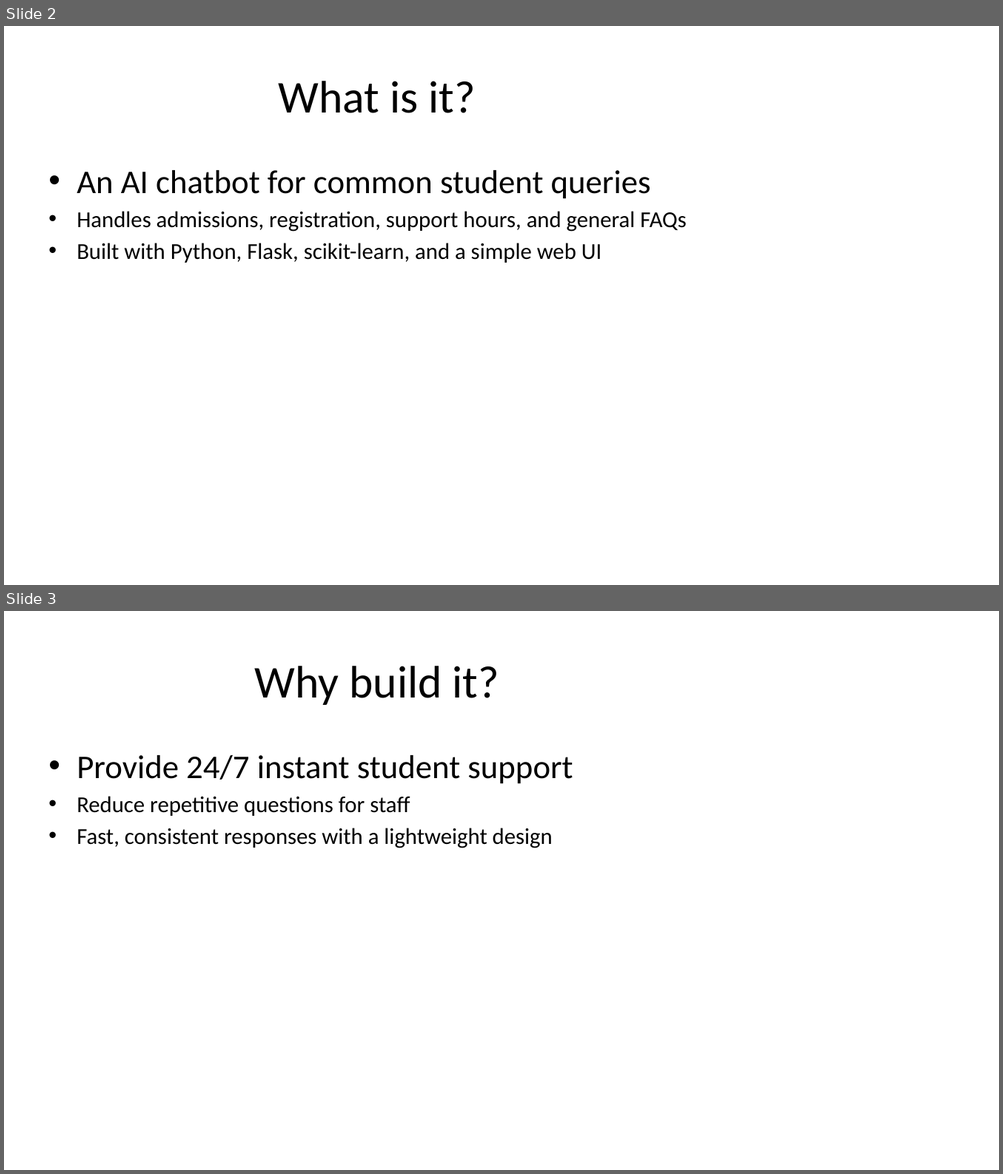
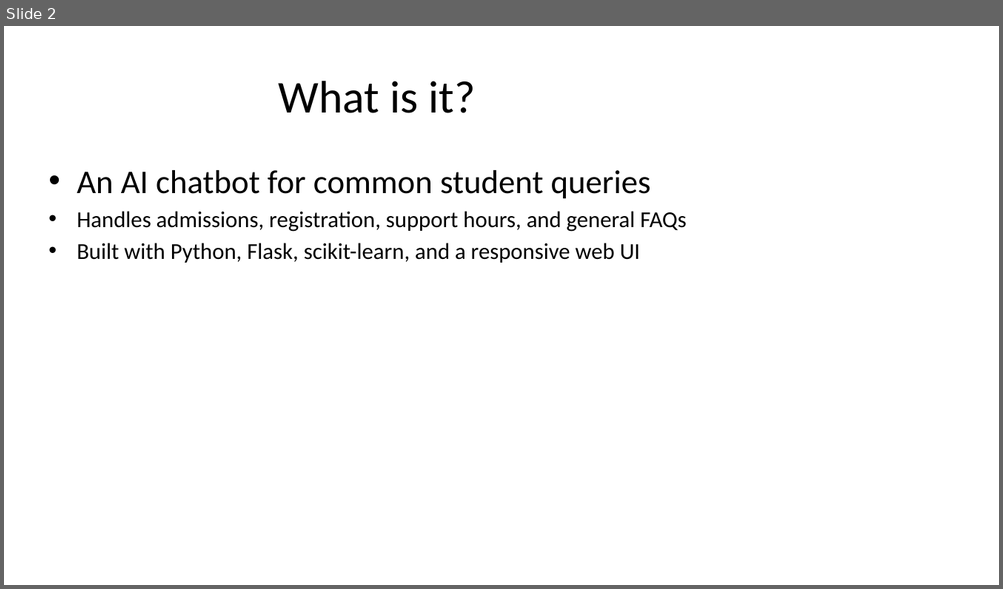
Before and after one commit to dvrajgit/dev-student-support-service-chatbot, a slide deck: PROJECT_PRESENTATION.pptx. Shown one above the other, each under a label of ours: slides 2 and 3 before the commit, slide 2 after it. The pictures are 1003x1174 and 1003x589 pixels, drawn with LibreOffice and Linux fonts; fonts in the diff are those of the drawing. Boxes give left, top, right and bottom in pixels: in the first picture for what was removed or moved away, otherwise in the second. Text is boxed around its words. In the diff, an @@ line names an element or a change of style, - is before the commit and + after.

```diff
--- a/PROJECT_PRESENTATION.pptx
+++ b/PROJECT_PRESENTATION.pptx
@@ slide 3 removed at (4,611,999,1170), background #FFFFFF @@
@@ title removed at (255,666,499,705) @@
-Why build it?
@@ text removed at (77,755,572,849) @@
-• Provide 24/7 instant student support
-• Reduce repetitive questions for staff
-• Fast, consistent responses with a lightweight design
@@ slide 2 changed as well @@
@@ text at (77,243,640,263): text changed @@
-• Built with Python, Flask, scikit-learn, and a simple web UI
+• Built with Python, Flask, scikit-learn, and a responsive web UI
```
Also in this commit, not shown: 4 other slides changed, 2 slides added, 2 other slides removed.
